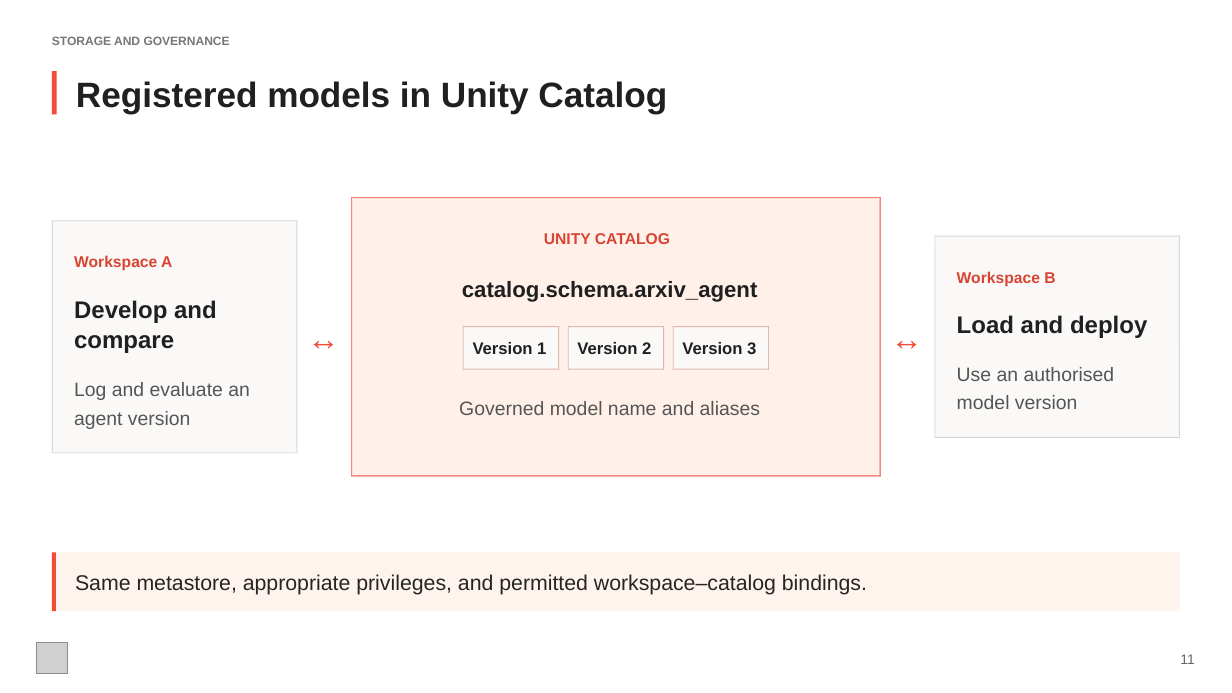
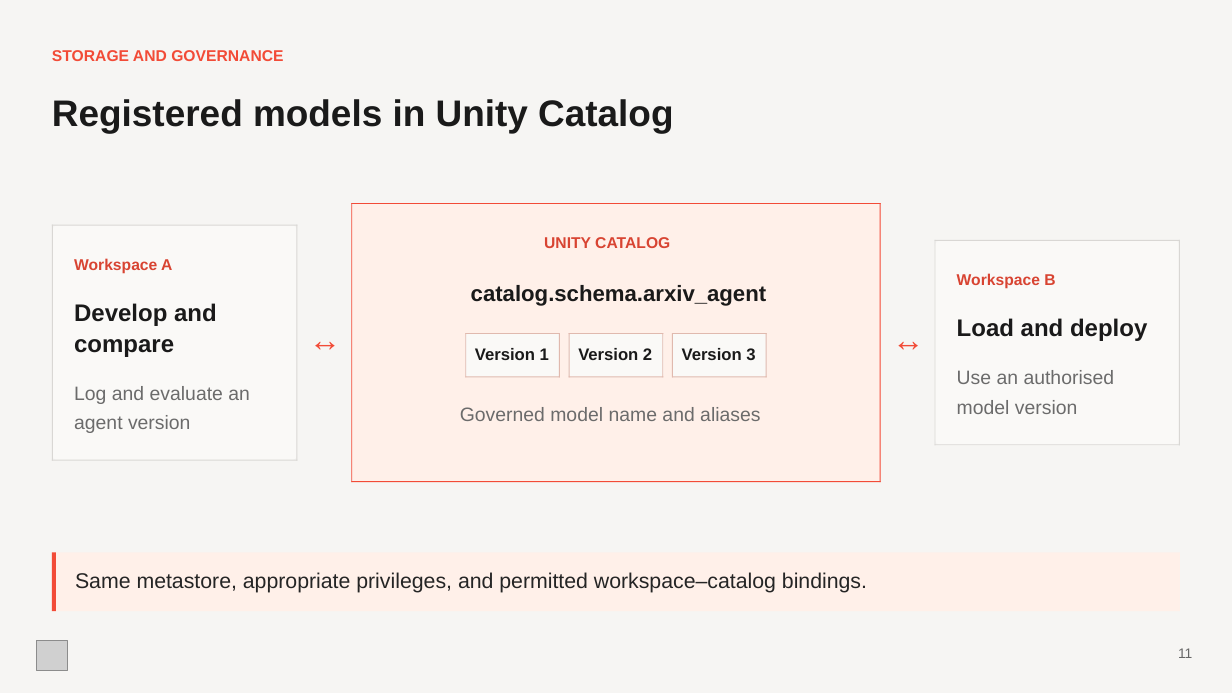
Before and after one commit to evangoh122/course-code-hub, a slide deck: slide 11 of presentations/lecture4.pptx. Drawn at 1232x693 pixels with LibreOffice and Linux fonts; fonts in the diff are those of the drawing; grey boxes stand for pictures. Boxes give left, top, right and bottom in pixels: in the first picture for what was removed or moved away, otherwise in the second. Text is boxed around its words. In the diff, an @@ line names an element or a change of style, - is before the commit and + after.

```diff
--- a/presentations/lecture4.pptx
+++ b/presentations/lecture4.pptx
@@ background #FFFFFF to #F6F5F3 @@
@@ text "STORAGE AND GOVERNANCE": place and size @@
-text "STORAGE AND GOVERNANCE" at (52,36,230,45)
+text "STORAGE AND GOVERNANCE" at (52,50,283,61)
@@ text "STORAGE AND GOVERNANCE" at (52,50,283,61): size 9.4 to 12.2 pt, text colour #777777 to #F24B37 @@
@@ rectangle removed at (52,71,56,115) @@
@@ text "Registered models in Unity Catalog": place and size @@
-text "Registered models in Unity Catalog" at (76,81,667,113)
+text "Registered models in Unity Catalog" at (52,99,673,133)
@@ text "Registered models in Unity Catalog" at (52,99,673,133): size 27.4 to 28.8 pt, text colour #202020 to #1A1A1A @@
@@ text "UNITY CATALOG": place and size @@
-text "UNITY CATALOG" at (544,233,670,244)
+text "UNITY CATALOG" at (544,237,670,248)
@@ text "catalog.schema.arxiv_agent": place and size @@
-text "catalog.schema.arxiv_agent" at (462,281,758,302)
+text "catalog.schema.arxiv_agent" at (471,285,767,306)
@@ text colour #202020 to #1A1A1A in 7 elements at (578,348,652,360), (475,348,549,360), (682,348,755,360), (74,303,217,326), (471,285,767,306), (957,318,1147,341), (74,339,174,357) @@
@@ text "↔" rewrapped from (308,318,353,360) to (309,319,351,369) @@
@@ text "↔" rewrapped from (891,318,936,360) to (893,319,935,369) @@
@@ 3 rectangles, 1 rounded rectangle: place and size @@
-3 rectangles, 1 rounded rectangle at (463,326,559,370)
+3 rectangles, 1 rounded rectangle at (466,333,560,377)
@@ proportions changed in 3 elements at (568,333,663,377), (466,333,560,377), (672,333,766,377) @@
@@ 20 rectangles, 5 rounded rectangles: place and size @@
-20 rectangles, 5 rounded rectangles at (52,198,1180,477)
+20 rectangles, 5 rounded rectangles at (52,203,1180,482)
@@ text colour #555555 to #6B6B6B in 5 elements at (74,386,250,404), (957,370,1115,384), (460,407,760,421), (74,415,190,433), (957,400,1077,414) @@
@@ rectangle: place and size @@
-rectangle at (934,437,1180,438)
+rectangle at (934,445,1180,445)
@@ rectangle at (52,553,1180,612): fill #FFF3ED to #FFF0E9 @@
@@ text "11": place and size @@
-text "11" at (1180,654,1194,664)
+text "11" at (1178,648,1192,658)
```
Also in this commit, not shown: 41 other slides changed, 3 slides added, 3 slides removed, 5 other files.
